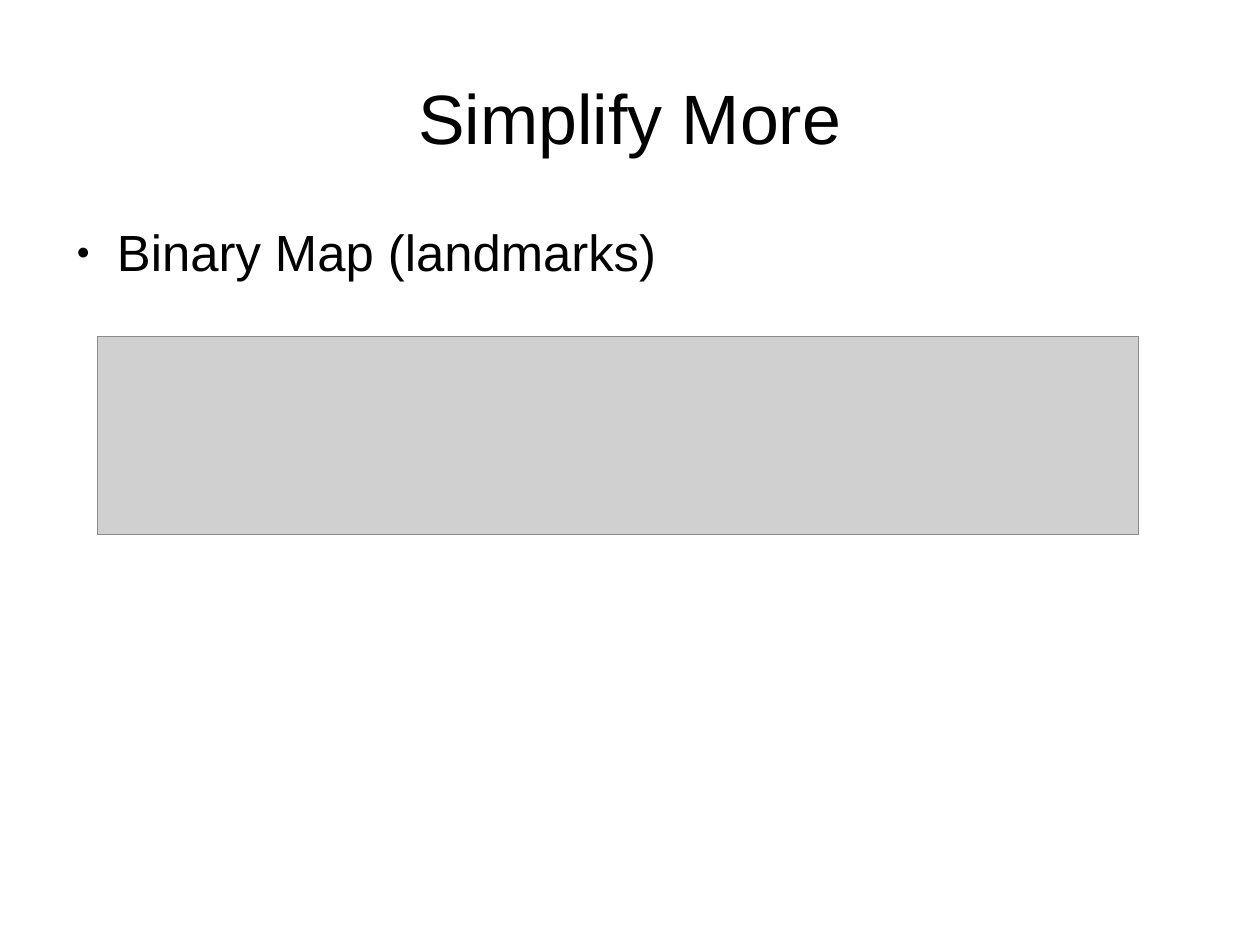
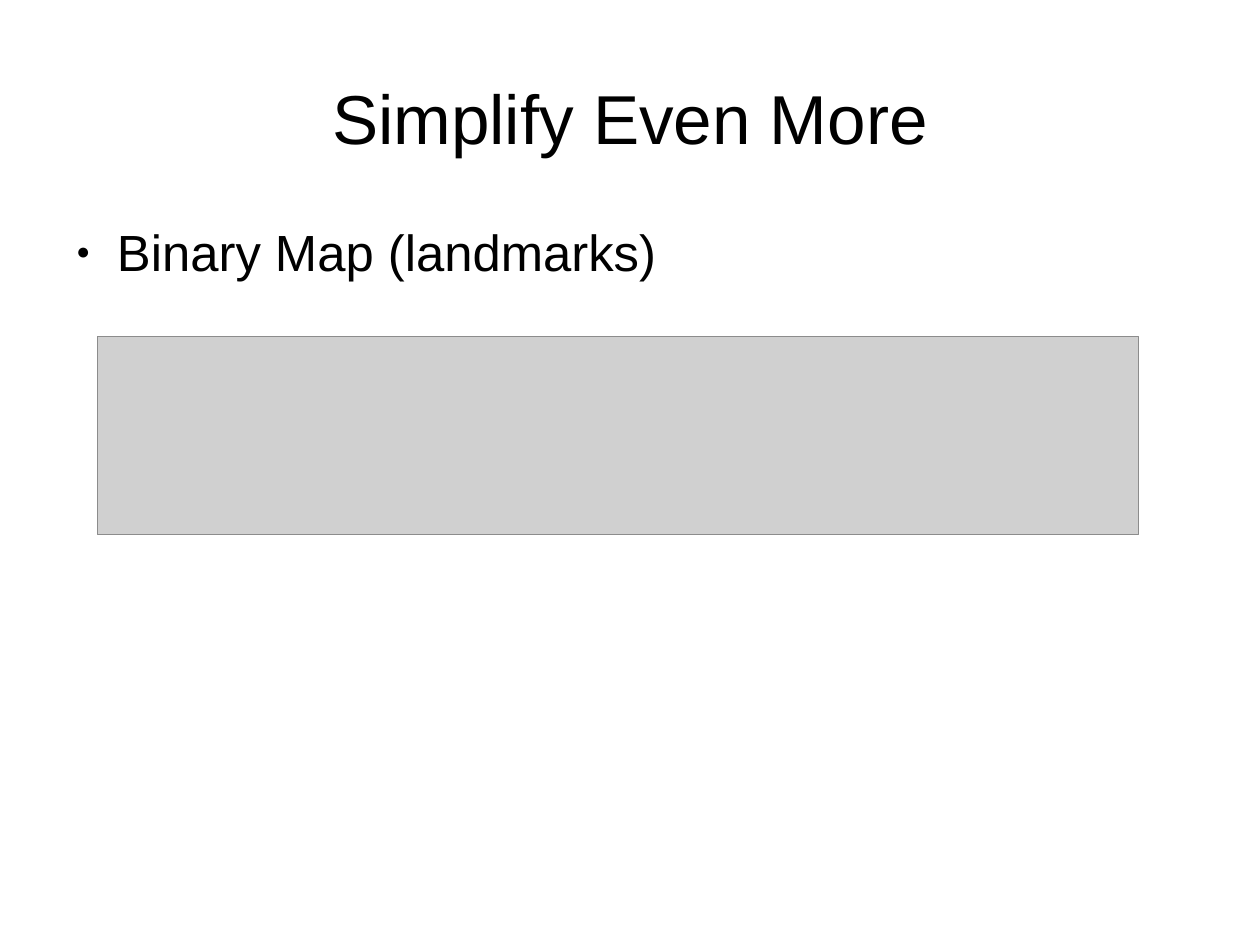
Before and after one commit to peterborkuti/english, a slide deck: slide 19 of robotlocalization/robotlocalization_02.odp. Drawn at 1260x945 pixels with LibreOffice and Linux fonts; fonts in the diff are those of the drawing; grey boxes stand for pictures. Boxes give left, top, right and bottom in pixels: in the first picture for what was removed or moved away, otherwise in the second. Text is boxed around its words. In the diff, an @@ line names an element or a change of style, - is before the commit and + after.

```diff
--- a/robotlocalization/robotlocalization_02.odp
+++ b/robotlocalization/robotlocalization_02.odp
@@ title at (332,94,928,157): text changed; size 44 to 43.6 pt @@
-Simplify More
+Simplify Even More
```
Also in this commit, not shown: 39 other slides changed, 1 other file.
